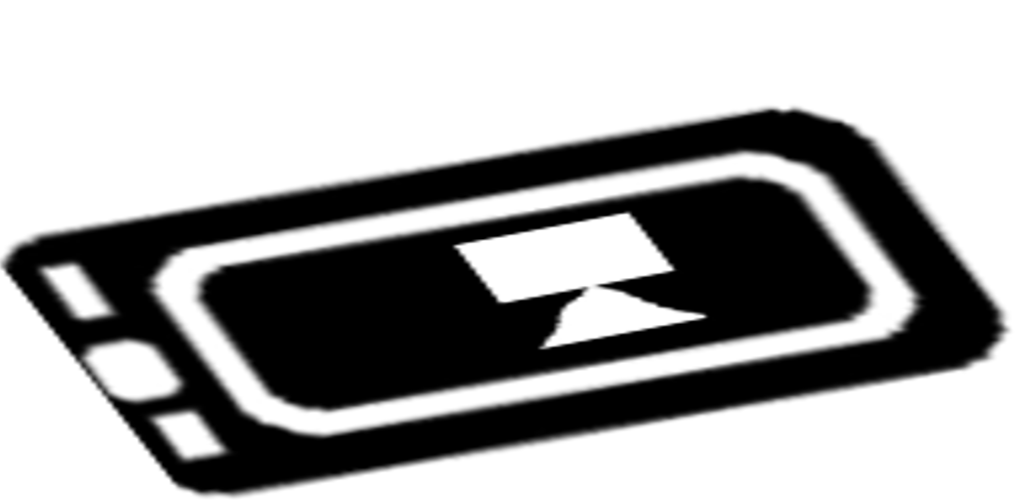
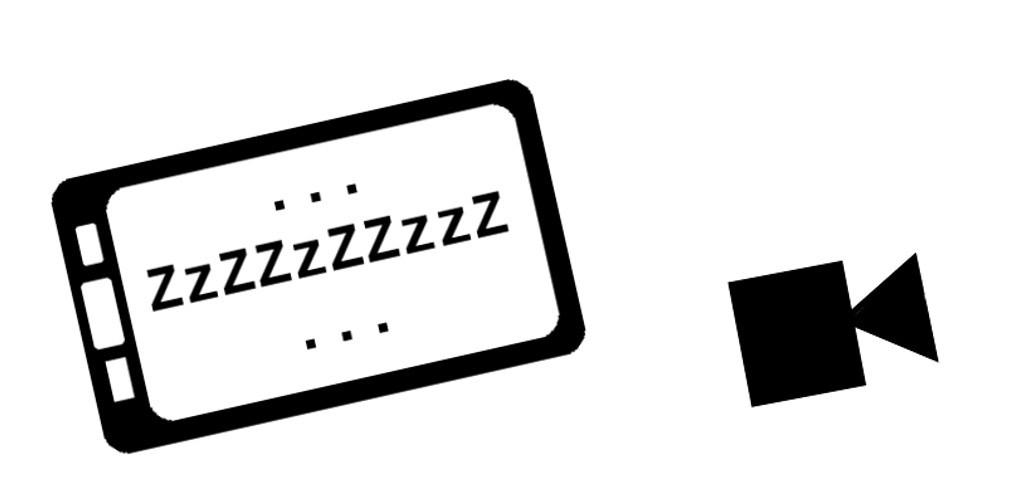
Layers edited between the first and the second 1024×500 image:
removed layer "Transformation" over [0, 98, 1013, 500]
painted on "ic_launcher.png" over [32, 78, 991, 472]
